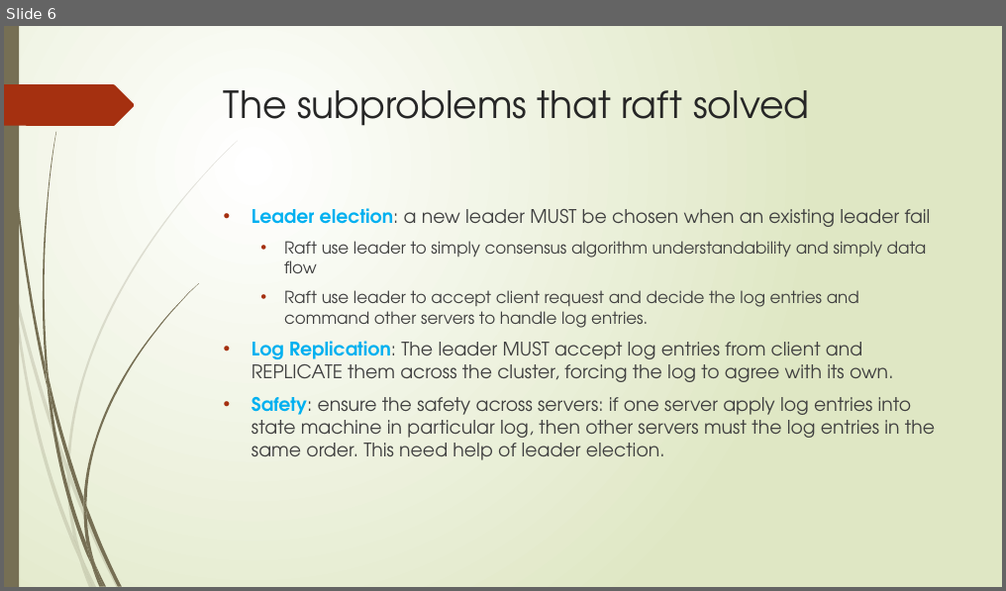
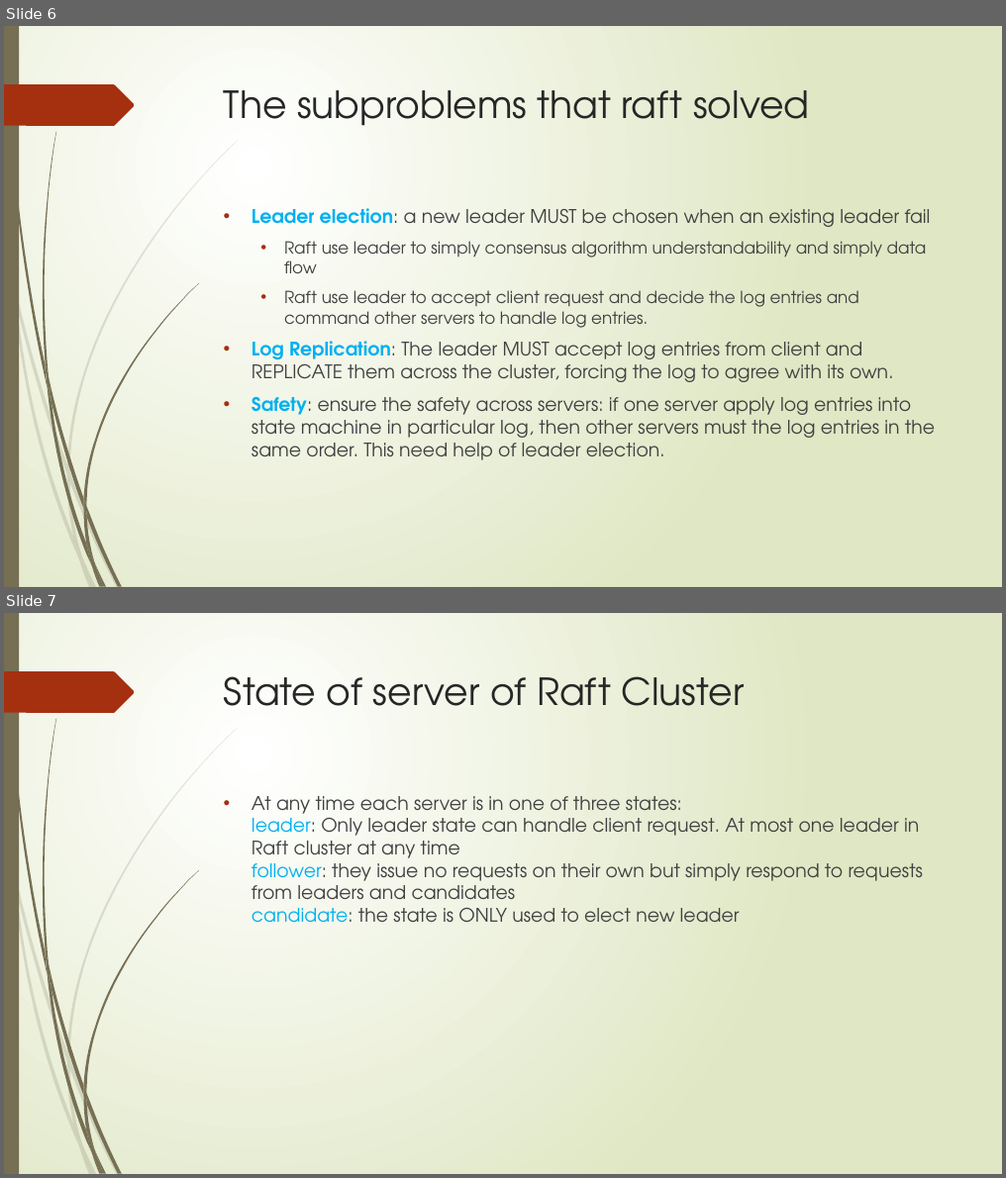
Before and after one commit to DangZhonghua/CodingPractice, a slide deck: Consensus Study/Raft Study.pptx. Shown one above the other, each under a label of ours: slide 6 before the commit, slides 6 and 7 after it. The pictures are 1006x591 and 1006x1178 pixels, drawn with LibreOffice and Linux fonts; fonts in the diff are those of the drawing. Boxes give left, top, right and bottom in pixels: in the first picture for what was removed or moved away, otherwise in the second. Text is boxed around its words. In the diff, an @@ line names an element or a change of style, - is before the commit and + after.

```diff
--- a/Consensus Study/Raft Study.pptx
+++ b/Consensus Study/Raft Study.pptx
@@ slide 7 added at (4, 613, 1002, 1174), background gradient #FFFFFF to #DFE8C4; not listed: 24 template elements that a slide beside it also shows @@
@@ title added at (224, 676, 744, 706), 36 pt, text #262626 @@
+State of server of Raft Cluster
@@ text added at (252, 796, 924, 923), 18 pt, text #404040 @@
+• At any time each server is in one of three states:
+  leader: Only leader state can handle client request. At most one leader in Raft cluster at any time
+  follower: they issue no requests on their own but simply respond to requests from leaders and candidates
+  candidate: the state is ONLY used to elect new leader
```
Also in this commit, not shown: 1 slide changed, 5 other slides added.
